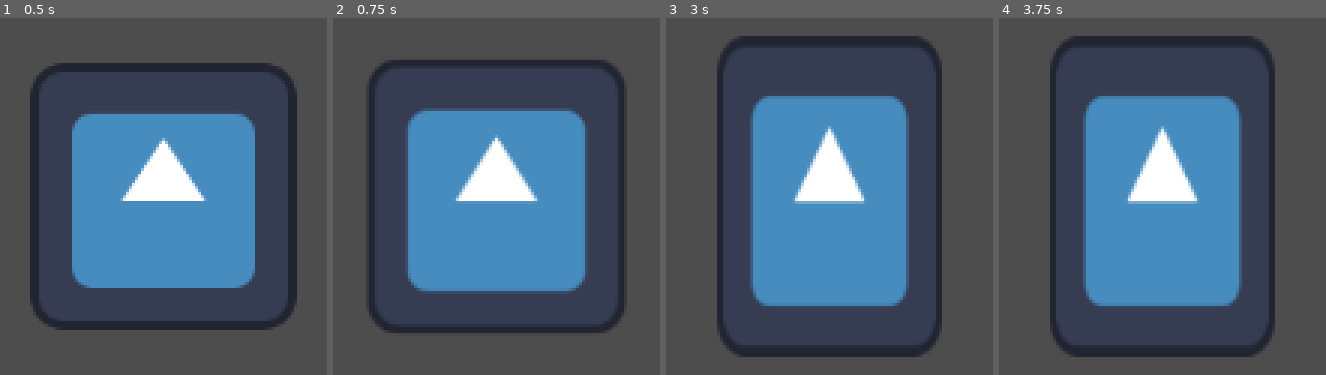
Above: before the commit, frames 1-4 (left to right).
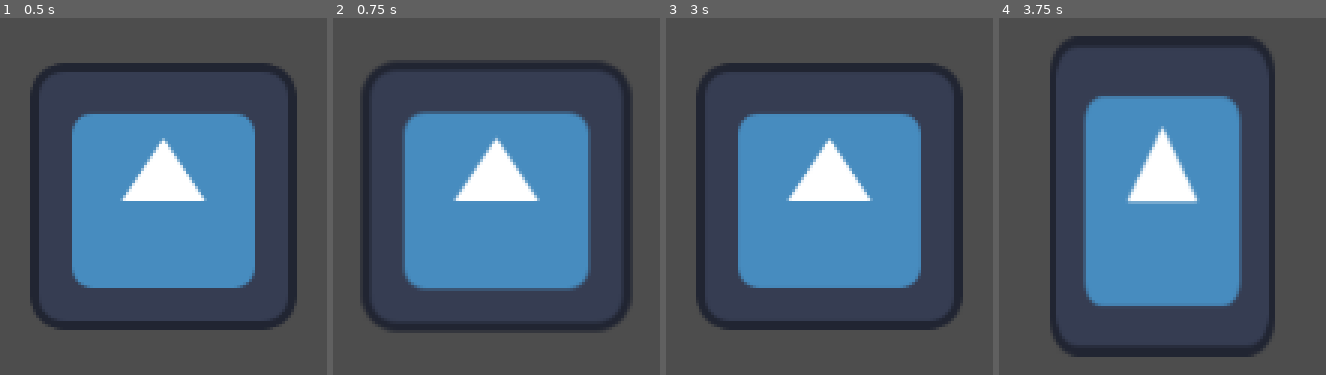
Above: after the commit, the same moments.

Repository: BirdOfAsh/SystemPrototyping
Game: Godot game, scene res://Effect Components/Scenes/effect_test_scene.tscn
Two runs of this game, one before a commit and one after it. Both use one fixed random seed, a clock stepped at 60 frames per second and the inputs below. The project has no main scene, so this scene is started directly. The engine's default icon, where the game draws it, is replaced by a stand-in: a white triangle on a blue panel in a dark square.
Inputs (mouse positions are in pixels of both pictures, inside the frame that each line leads up to):
- Up to frame 1 (0.5 s): no input
- Up to frame 2 (0.75 s): click (496, 196) at 0.5 s
- Up to frame 3 (3 s): click (829, 196) at 1.25 s; click (829, 196) at 2 s; tap Enter at 2.75 s; move the mouse to (outside the picture) at 2.77 s
- Up to frame 4 (3.75 s): tap Space at 3.5 s; move the mouse to (outside the picture) at 3.52 s

Frame 1 is identical in both runs. In frame 2, 6.4% of the frame differs, in the area x 8-92%, y 16-84%; in frame 3, 25%, in the area x 9-91%, y 5-95%; in frame 4, nothing differs.

Commit message:
Properly addressed the issue of  resetting to current values

Diff:
--- a/Effect Components/Scenes/effect_test_scene.tscn
+++ b/Effect Components/Scenes/effect_test_scene.tscn
@@ -63,15 +63,16 @@
 end_scale = Vector2(1.1, 1.1)
 trans_type = 10
 ease_type = 2
-tween_duration = 0.1
+tween_duration = 0.2
 metadata/_custom_type_script = "uid://mbemlabsnfms"
 
-[node name="ButtonEffect4" type="Node" parent="Control/TextureButton" unique_id=333794828 node_paths=PackedStringArray("affected_node")]
+[node name="ButtonEffect4" type="Node" parent="Control/TextureButton" unique_id=1114745366 node_paths=PackedStringArray("affected_node")]
 script = ExtResource("2_en1hb")
 button_effect_type = 2
 affected_node = NodePath("..")
+start_scale = Vector2(1.1, 1.1)
 end_scale = Vector2(1, 1)
 trans_type = 10
 ease_type = 2
-tween_duration = 0.1
+tween_duration = 0.2
 metadata/_custom_type_script = "uid://mbemlabsnfms"
--- a/Effect Components/Scripts/Effects/button_effect.gd
+++ b/Effect Components/Scripts/Effects/button_effect.gd
@@ -37,3 +37,5 @@
 			(affected_node as BaseButton).button_up.connect(do_tween_backward.bind(true))
 		5:
 			(affected_node as BaseButton).button_down.connect(do_tween)
+		6:
+			(affected_node as BaseButton).button_up.connect(do_tween)
--- a/Effect Components/Scripts/Effects/control_node_effect.gd
+++ b/Effect Components/Scripts/Effects/control_node_effect.gd
@@ -30,3 +30,10 @@
 	original_position = affected_node.position
 	original_rotation = affected_node.rotation
 	original_scale = affected_node.scale
+
+
+## Sets the current transform values to the [member affected_node]
+func set_current_values() -> void:
+	current_position = affected_node.position
+	current_rotation = affected_node.rotation
+	current_scale = affected_node.scale
--- a/Effect Components/Scripts/Effects/node2D_effect.gd
+++ b/Effect Components/Scripts/Effects/node2D_effect.gd
@@ -29,3 +29,10 @@
 	original_position = affected_node.position
 	original_rotation = affected_node.rotation
 	original_scale = affected_node.scale
+
+
+## Sets the current transform values to the [member affected_node]
+func set_current_values() -> void:
+	current_position = affected_node.position
+	current_rotation = affected_node.rotation
+	current_scale = affected_node.scale
--- a/Effect Components/Scripts/transform_effect.gd
+++ b/Effect Components/Scripts/transform_effect.gd
@@ -15,6 +15,9 @@
 
 ## Original position of the node
 var original_position : Vector2
+
+## The current position of the node, stored in a variable
+var current_position : Vector2
 
 @export_group("Rotation")
 
@@ -29,6 +32,9 @@
 ## Original rotation of the node in degrees
 var original_rotation : float
 
+## The current rotate of the node in rotation_degrees, stored in a variable
+var current_rotation : float
+
 @export_group("Scale")
 
 ## The scale amount is the scale the tween will start at. [br]
@@ -41,6 +47,9 @@
 
 ## Original scale of the node in degrees
 var original_scale : Vector2
+
+## The current rotate of the node in rotation_degrees, stored in a variable
+var current_scale : Vector2
 
 #endregion
 
@@ -60,18 +69,23 @@
 #endregion
 
 @export_category("Reset Parameters")
+## Resets all values to what they were when the tween started, is not compatible with loop.
 @export var reset_on_completion : bool = false
 
 ## Execute transform tweens for the [param affected_node].
-func do_transform_tween(affected_node : Node) -> void:
+func do_transform_tween(_affected_node : Node) -> void:
 	# Return if there is no node
-	if !affected_node:
+	if !_affected_node:
 		printerr(self, "No node assigned to Node2D Effect")
 		return
 
 
 	# Create a new tween with given parameters
 	reset_tween()
+
+
+	# Set the current values from _affected_node
+	set_current_values()
 
 	# Set to infinitely loop
 	if loop:
@@ -80,58 +94,58 @@
 	# Tween the positions if not default
 	if start_position.x != end_position.x:
 		tween.tween_property(
-			affected_node,
+			_affected_node,
 			"position:x",
-			end_position.x if end_position.x != INF else original_position.x,
-			tween_duration
-			).from(
-				start_position.x if start_position.x != INF else original_position.x
+			end_position.x if end_position.x != INF else current_position.x,
+			tween_duration
+			).from(
+				start_position.x if start_position.x != INF else current_position.x
 				)
 	if start_position.y != end_position.y:
 		tween.tween_property(
-			affected_node,
+			_affected_node,
 			"position:y",
-			end_position.y if end_position.y != INF else original_position.y,
-			tween_duration
-			).from(
-				start_position.y if start_position.y != INF else original_position.y
+			end_position.y if end_position.y != INF else current_position.y,
+			tween_duration
+			).from(
+				start_position.y if start_position.y != INF else current_position.y
 				)
 
 	# Tween the rotation if not default
 	if start_rotation != end_rotation:
 		tween.tween_property(
-			affected_node,
+			_affected_node,
 			"rotation_degrees",
-			end_rotation if end_rotation != INF else original_rotation,
-			tween_duration
-			).from(
-				start_rotation if start_rotation != INF else original_rotation
+			end_rotation if end_rotation != INF else current_rotation,
+			tween_duration
+			).from(
+				start_rotation if start_rotation != INF else current_rotation
 				)
 
 	# Tween the scale if not default
 	if start_scale.x != end_scale.x:
 		tween.tween_property(
-			affected_node,
+			_affected_node,
 			"scale:x",
-			end_scale.x if end_scale.x != INF else original_scale.x,
-			tween_duration
-			).from(
-				start_scale.x if start_scale.x != INF else original_scale.x
+			end_scale.x if end_scale.x != INF else current_scale.x,
+			tween_duration
+			).from(
+				start_scale.x if start_scale.x != INF else current_scale.x
 				)
 	if start_scale.y != end_scale.y:
 		tween.tween_property(
-			affected_node,
+			_affected_node,
 			"scale:y",
-			end_scale.y if end_scale.y != INF else original_scale.y,
-			tween_duration
-			).from(
-				start_scale.y if start_scale.y != INF else original_scale.y
+			end_scale.y if end_scale.y != INF else current_scale.y,
+			tween_duration
+			).from(
+				start_scale.y if start_scale.y != INF else current_scale.y
 				)
 
 	# Tween modulate if start_modulate and end_modulate are not the same
 	if start_modulate != end_modulate:
 		tween.tween_property(
-			affected_node,
+			_affected_node,
 			"modulate",
 			end_modulate,
 			tween_duration
@@ -142,74 +156,78 @@
 	if loop:
 		tween.chain()
 
-		do_transform_tween_backward(affected_node)
+		do_transform_tween_backward(_affected_node)
 
 	await tween.finished
 	if reset_on_completion and !loop:
-		reset_to_origin(affected_node)
+		reset_to_origin(_affected_node)
 
 ## Execute the do_tween function with start and end values reversed, meant to be used
 ## for looping. [br]
 ## Use [param reset] if used alone.
-func do_transform_tween_backward(affected_node : Node, reset : bool = false) -> void:
+func do_transform_tween_backward(_affected_node : Node, reset : bool = false) -> void:
 	# Reset if run only if the do_backwards is run alone
 	if reset:
 		setup_tween()
+
+	# Set the current values from _affected_node
+	set_current_values()
+
 	# Tween the positions if not default
 	if start_position.x != end_position.x:
 		tween.tween_property(
-			affected_node,
+			_affected_node,
 			"position:x",
-			start_position.x if start_position.x != INF else original_position.x,
-			tween_duration
-			).from(
-				end_position.x if end_position.x != INF else original_position.x
+			start_position.x if start_position.x != INF else current_position.x,
+			tween_duration
+			).from(
+				end_position.x if end_position.x != INF else current_position.x
 				)
 	if start_position.y != end_position.y:
 		tween.tween_property(
-			affected_node,
+			_affected_node,
 			"position:y",
-			start_position.y if start_position.y != INF else original_position.y,
-			tween_duration
-			).from(
-				end_position.y if end_position.y != INF else original_position.y
+			start_position.y if start_position.y != INF else current_position.y,
+			tween_duration
+			).from(
+				end_position.y if end_position.y != INF else current_position.y
 				)
 
 	# Tween the rotation if not default
 	if start_rotation != end_rotation:
 		tween.tween_property(
-			affected_node,
+			_affected_node,
 			"rotation_degrees",
-			start_rotation if start_rotation != INF else original_rotation,
-			tween_duration
-			).from(
-				end_rotation if end_rotation != INF else original_rotation
+			start_rotation if start_rotation != INF else current_rotation,
+			tween_duration
+			).from(
+				end_rotation if end_rotation != INF else current_rotation
 				)
 
 	# Tween the scale if not default
 	if start_scale.x != end_scale.x:
 		tween.tween_property(
-			affected_node,
+			_affected_node,
 			"scale:x",
-			start_scale.x if start_scale.x != INF else original_scale.x,
-			tween_duration
-			).from(
-				end_scale.x if end_scale.x != INF else original_scale.x
+			start_scale.x if start_scale.x != INF else current_scale.x,
+			tween_duration
+			).from(
+				end_scale.x if end_scale.x != INF else current_scale.x
 				)
 	if start_scale.x != end_scale.y:
 		tween.tween_property(
-			affected_node,
+			_affected_node,
 			"scale:y",
-			start_scale.y if start_scale.y != INF else original_scale.y,
-			tween_duration
-			).from(
-				end_scale.y if end_scale.y != INF else original_scale.y
+			start_scale.y if start_scale.y != INF else current_scale.y,
+			tween_duration
+			).from(
+				end_scale.y if end_scale.y != INF else current_scale.y
 				)
 
 	# Tween modulate if start_modulate and end_modulate are not the smae
 	if start_modulate != end_modulate:
 		tween.tween_property(
-			affected_node,
+			_affected_node,
 			"modulate",
 			start_modulate,
 			tween_duration
@@ -218,224 +236,32 @@
 		)
 	await tween.finished
 	if reset_on_completion and !loop:
-		reset_to_origin(affected_node)
-
-
-func reset_to_origin(affected_node : Node) -> void:
+		reset_to_origin(_affected_node)
+
+
+func reset_to_origin(_affected_node : Node) -> void:
 	reset_tween()
 	tween.tween_property(
-			affected_node,
+			_affected_node,
 			"position",
 			original_position,
 			tween_duration
 			)
 	tween.tween_property(
-			affected_node,
+			_affected_node,
 			"rotation_degrees",
 			original_rotation,
 			tween_duration
 			)
 	tween.tween_property(
-			affected_node,
+			_affected_node,
 			"scale",
 			original_scale,
 			tween_duration
 			)
 
+
 @abstract func set_original_values() -> void
 
 
-
-
-
-
-
-
-
-
-
-
-
-
-
-
-
-
-
-
-
-
-
-
-
-
-
-
-
-
-
-
-
-
-
-
-
-
-
-
-
-
-
-
-
-
-
-
-
-
-
-
-
-
-
-
-
-
-
-
-
-
-
-
-
-
-
-
-
-
-
-
-
-
-
-
-
-
-
-
-
-
-
-
-
-
-
-
-
-
-
-
-
-
-
-
-
-
-
-
-
-
-
-
-
-
-
-
-
-
-
-
-
-
-
-
-
-
-
-
-
-
-
-
-
-
-
-
-
-
-
-
-
-
-
-
-
-
-
-
-
-
-
-
-
-
-
-
-
-
-
-
-
-
-
-
-
-
-
-
-
-
-
-
-
-
-
-
-
-
-
-
-
-
-
-
-
-
-
-
-
-
-
-
-
-
-
-
-
-
-
-
-
-
-# hi precum :)
-#subscribe to chopiethecat on youtube C:
+@abstract func set_current_values() -> void
